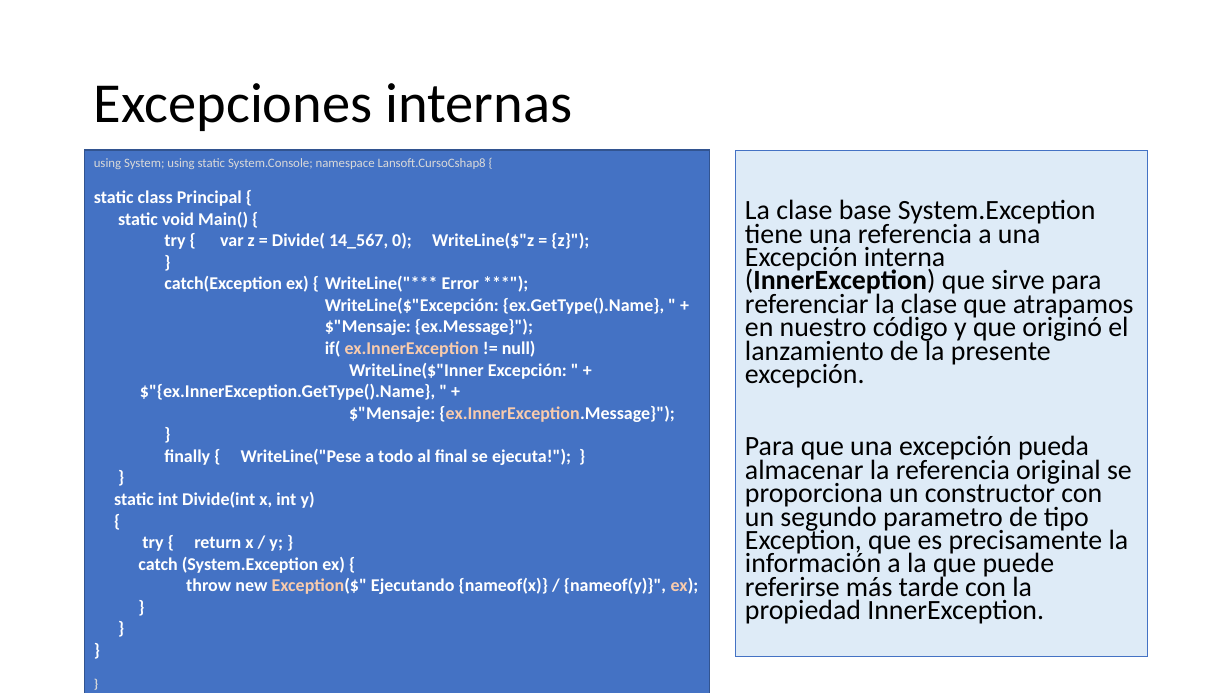
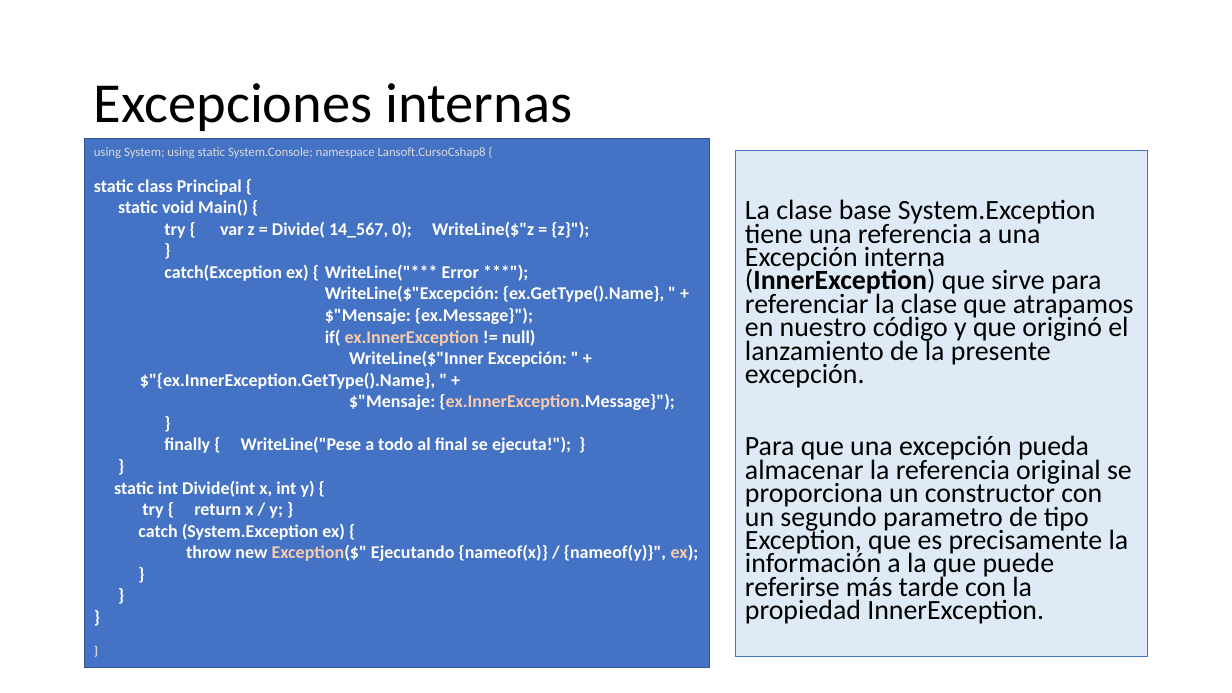
Before and after one commit to AlbertOsinaga/CursoCSharp__8, a slide deck: slide 200 of CSharpQuickReferencia.pptx. Drawn at 1232x693 pixels with LibreOffice and Linux fonts; fonts in the diff are those of the drawing. Boxes give left, top, right and bottom in pixels: in the first picture for what was removed or moved away, otherwise in the second. Text is boxed around its words. In the diff, an @@ line names an element or a change of style, - is before the commit and + after.

Commit message:
V 2020 05 08 PPT CQR 210 slides

```diff
--- a/CSharpQuickReferencia.pptx
+++ b/CSharpQuickReferencia.pptx
@@ rectangle "using System; using static System.Console; ...": place and size @@
-rectangle "using System; using static System.Console; ..." at <box>85,151,710,693</box>
+rectangle "using System; using static System.Console; ..." at <box>85,139,710,667</box>
@@ text in rectangle at <box>114,481,315,497</box>: text changed @@
-static int Divide(int x, int y)
-{
+static int Divide(int x, int y) {
```
Also in this commit, not shown: 10 slides added, 1 other file.
